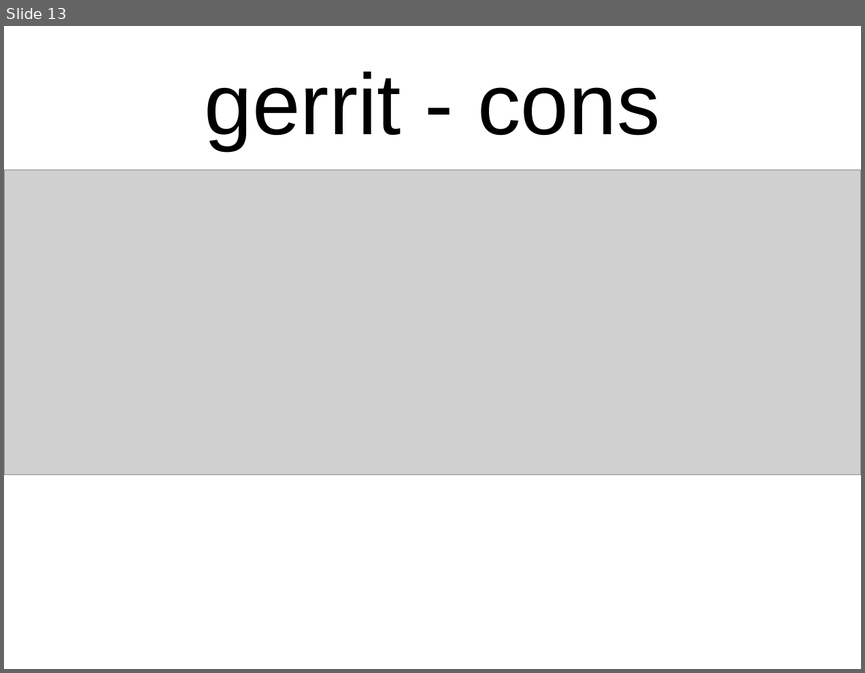
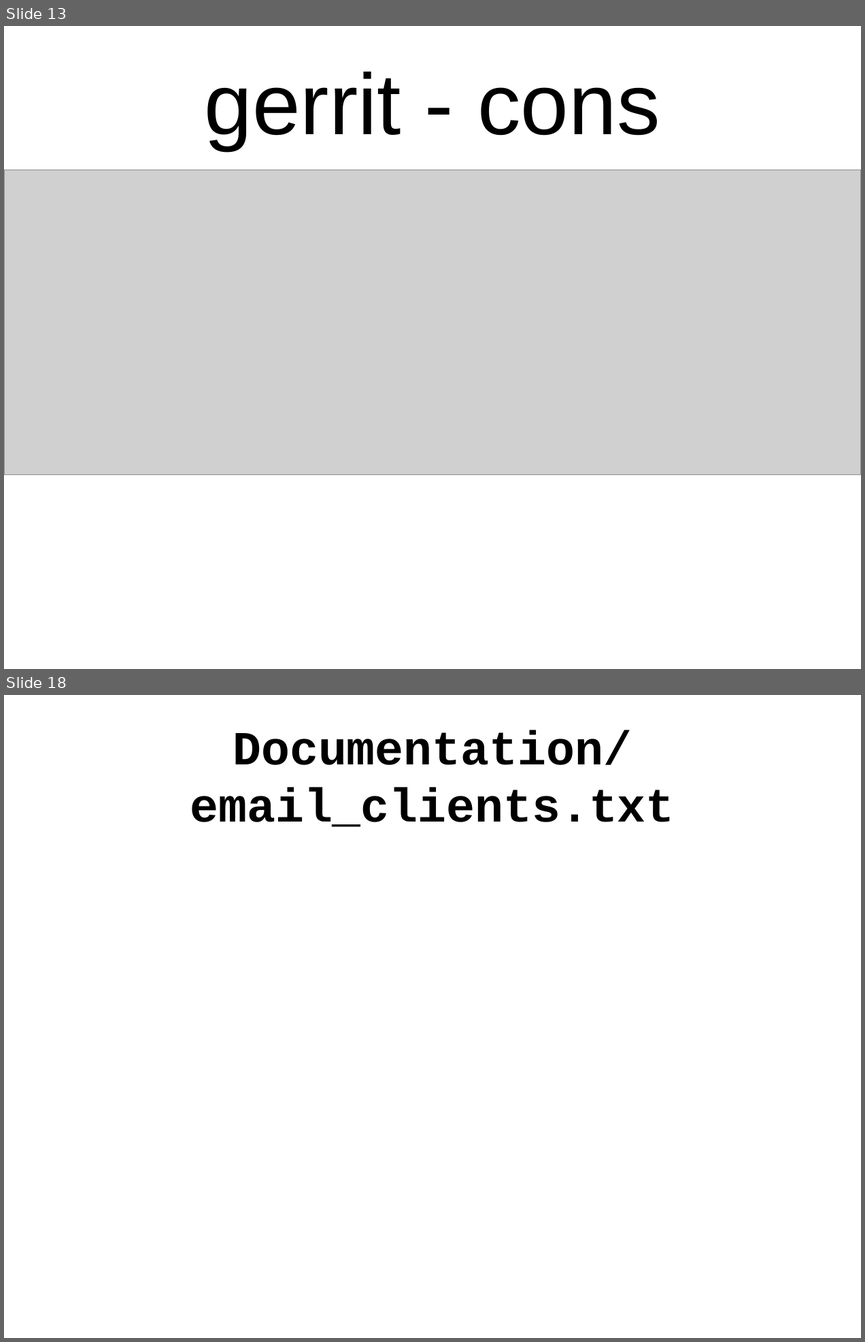
Before and after one commit to gregkh/presentation-stone-tools, a slide deck: stone-tools.odp. Shown one above the other, each under a label of ours: slide 13 before the commit, slides 13 and 18 after it; the slides between them are not shown. The pictures are 865x673 and 865x1342 pixels, drawn with LibreOffice and Linux fonts; fonts in the diff are those of the drawing; grey boxes stand for pictures. Boxes give left, top, right and bottom in pixels: in the first picture for what was removed or moved away, otherwise in the second. Text is boxed around its words. In the diff, an @@ line names an element or a change of style, - is before the commit and + after.

```diff
--- a/stone-tools.odp
+++ b/stone-tools.odp
@@ slide 18 added at [4, 695, 861, 1338], background #FFFFFF @@
@@ text added at [190, 730, 674, 827], 44 pt, text #000000, bold @@
+Documentation/email_clients.txt
```
Also in this commit, not shown: 1 slide changed, 4 other slides added, 25 slides removed, 5 other files.
